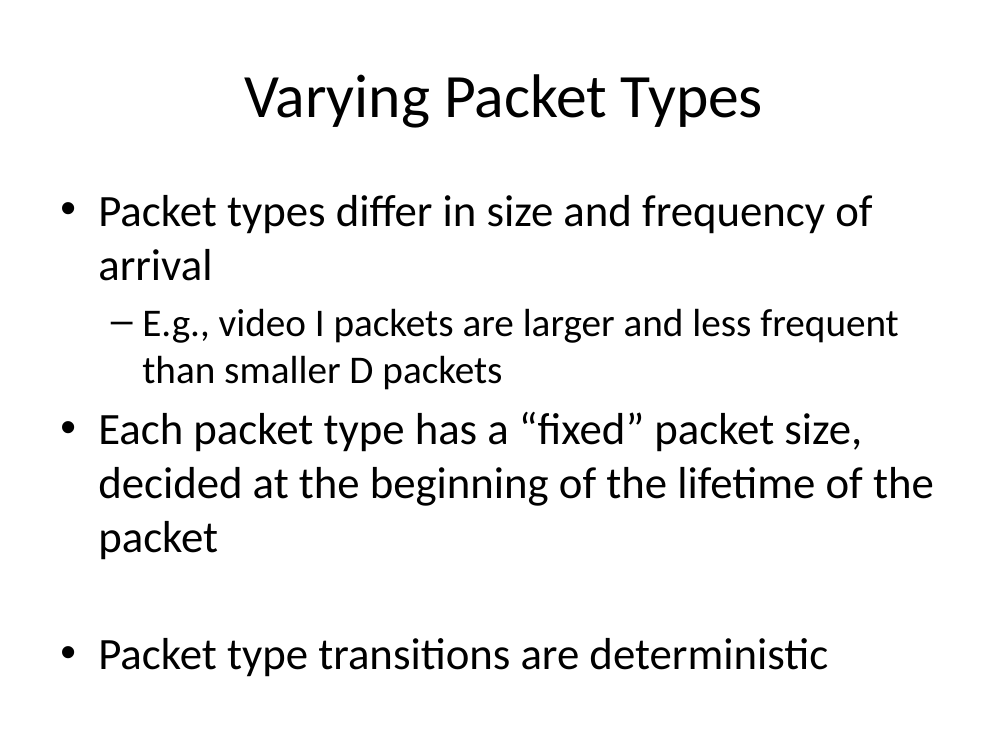
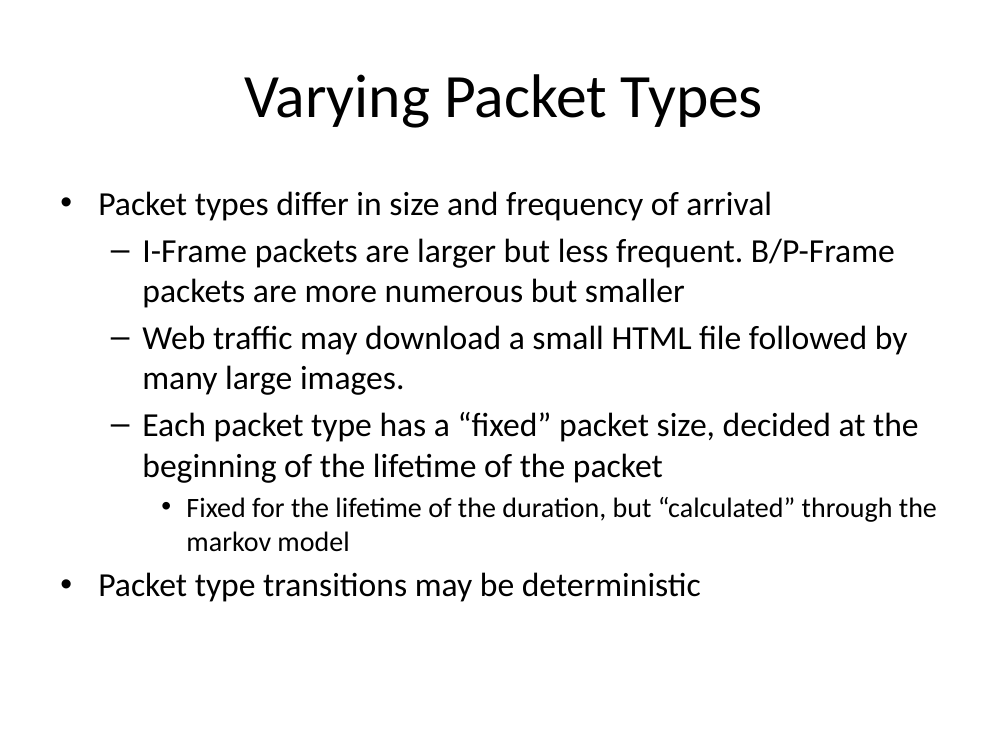
Before and after one commit to tamirh-uci/HeteroTrafficModels, a slide deck: slide 18 of presentation/slides.pptx. Drawn at 1008x756 pixels with LibreOffice and Linux fonts; fonts in the diff are those of the drawing. Boxes give left, top, right and bottom in pixels: in the first picture for what was removed or moved away, otherwise in the second. Text is boxed around its words. In the diff, an @@ line names an element or a change of style, - is before the commit and + after.

```diff
--- a/presentation/slides.pptx
+++ b/presentation/slides.pptx
@@ text at bbox=[98, 191, 919, 483]: size 32 to 24 pt in "Packet types differ in size and frequency ...", "Each packet type has a “fixed” packet ..."; less space between paragraphs; bullet • to –; list level 1 to 2 in "Each packet type has a ..." @@
@@ text at bbox=[142, 238, 908, 395]: text changed; size 28 to 24 pt @@
-  – E.g., video I packets are larger and less frequent than smaller D packets
+  – I-Frame packets are larger but less frequent. B/P-Frame packets are more numerous but smaller
+  – Web traffic may download a small HTML file followed by many large images.
@@ text at bbox=[98, 497, 937, 602]: text changed; size 32 to 20 pt @@
-• Packet type transitions are deterministic
+    • Fixed for the lifetime of the duration, but “calculated” through the markov model
+• Packet type transitions may be deterministic
```
Also in this commit, not shown: 1 slide added.
